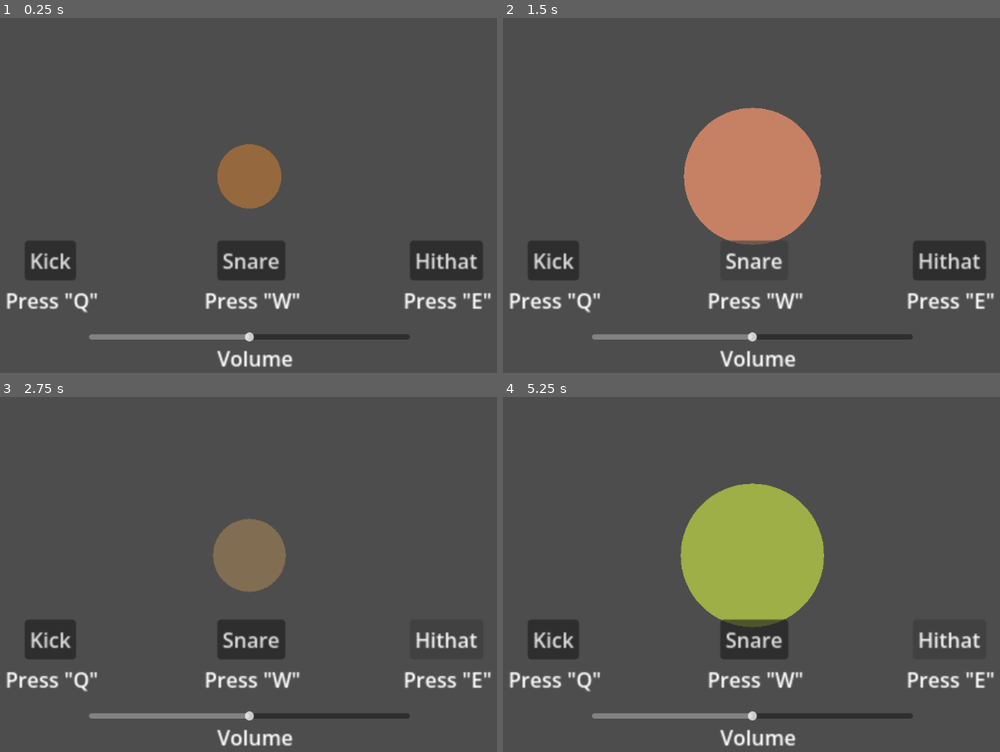
Above: before the commit, frames 1-4 (two rows, left to right).
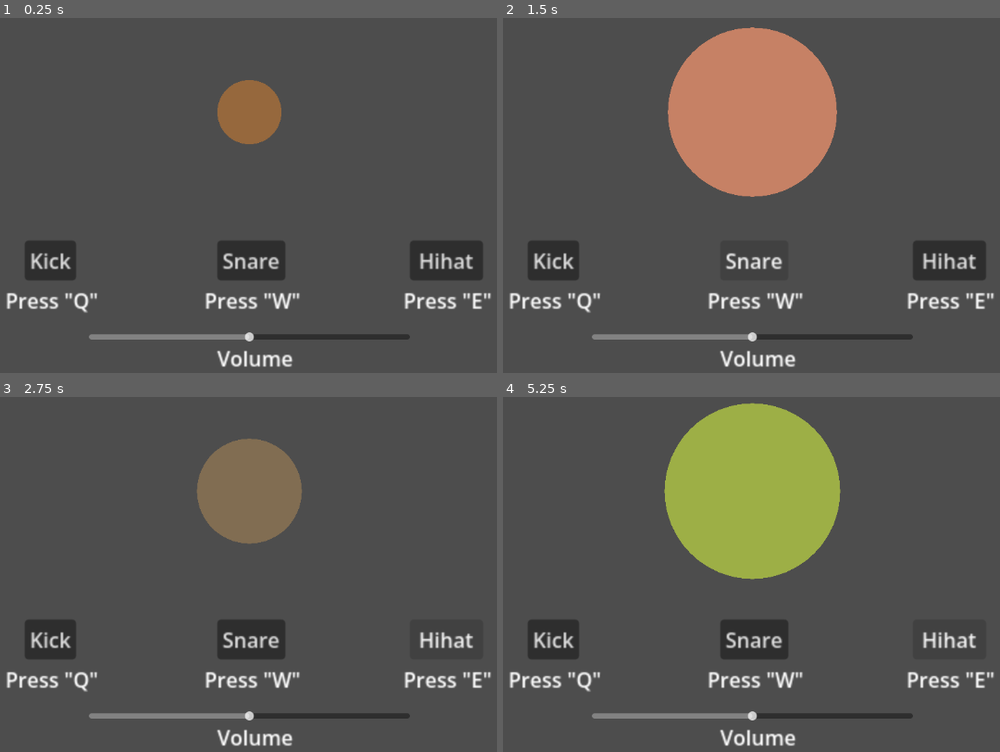
Above: after the commit, the same moments.

Repository: viidsn/CreativeCoding_Project
Game: Godot game, scene res://main.tscn
Same seed, same stepped clock (60 frames per second), same inputs: the game is played once before the commit and once after it.
Inputs:
- Up to frame 1 (0.25 s): no input
- Up to frame 2 (1.5 s): click "Kick" at 0.5 s; click "Snare" at 1.25 s
- Up to frame 3 (2.75 s): click "Hithat" (after the commit: "Hihat") at 2 s
- Up to frame 4 (5.25 s): tap Q at 2.75, 2.85, 3.5, 3.8, 4.25, 4.35, 5 s; hold W 2.78-3.53 s; tap E at 3.05, 3.6, 4.55, 5.1 s; hold W from 4.28 s (still down)

The runs differ from the first frame. In frame 1, 4.1% of the frame differs, in the area x 43-97%, y 17-71%; in frame 2, 12%; in frame 3, 6.5%; in frame 4, 12%, in the area x 32-97%, y 1-71%.

Commit message:
added sounds that are played when buttons are pressed pr using hotkeys(q,w,e). circle is now changing size depending on volume of sound played. volume can be regulated using slider

Diff:
--- a/main.gd
+++ b/main.gd
@@ -13,12 +13,12 @@
 	queue_redraw()
 
 func _draw():
-	draw_circle(Vector2(550, 300), radius, Color(randf(), randf(), randf()))
+	draw_circle(Vector2(550, 200), radius, Color(randf(), randf(), randf()))
 
 func play_sound(player):
 	player.volume_db = linear_to_db(slider.value)
 	player.play()
-	radius = 50 + slider.value * 150
+	radius = 50 + slider.value * 200
 
 func _on_button1_pressed():
 	play_sound(audio1)
--- a/main.tscn
+++ b/main.tscn
@@ -1,6 +1,9 @@
 [gd_scene format=3 uid="uid://sken1llk8i1p"]
 
 [ext_resource type="Script" uid="uid://b7ckndm276f3g" path="res://main.gd" id="1_ig7tw"]
+[ext_resource type="AudioStream" uid="uid://c3ivpo5siparq" path="res://140_Kick_010_428.wav" id="2_0xm2m"]
+[ext_resource type="AudioStream" uid="uid://doggnlxu2jxg7" path="res://Ludwig05ClseSnare_03_705.wav" id="3_h2yge"]
+[ext_resource type="AudioStream" uid="uid://c8sksstcqotll" path="res://HiHat_01_717.wav" id="4_1bvp3"]
 
 [node name="Control" type="Control" unique_id=927304169]
 layout_mode = 3
@@ -12,10 +15,13 @@
 script = ExtResource("1_ig7tw")
 
 [node name="Audio1" type="AudioStreamPlayer" parent="." unique_id=1045542470]
+stream = ExtResource("2_0xm2m")
 
 [node name="Audio2" type="AudioStreamPlayer" parent="." unique_id=927562918]
+stream = ExtResource("3_h2yge")
 
 [node name="Audio3" type="AudioStreamPlayer" parent="." unique_id=211176578]
+stream = ExtResource("4_1bvp3")
 
 [node name="Button1" type="Button" parent="." unique_id=328797166]
 layout_mode = 0
@@ -42,7 +48,7 @@
 offset_right = 857.0
 offset_bottom = 431.0
 scale = Vector2(2, 2)
-text = "Hithat"
+text = "Hihat"
 
 [node name="HSlider" type="HSlider" parent="." unique_id=625608871]
 layout_mode = 0
Not shown, added: 140_Kick_010_428.wav.import
Not shown, added: HiHat_01_717.wav.import
Not shown, added: Ludwig05ClseSnare_03_705.wav.import
Not shown, added: .DS_Store
Not shown, added: 140_Kick_010_428.wav
Not shown, added: HiHat_01_717.wav
Not shown, added: Ludwig05ClseSnare_03_705.wav
